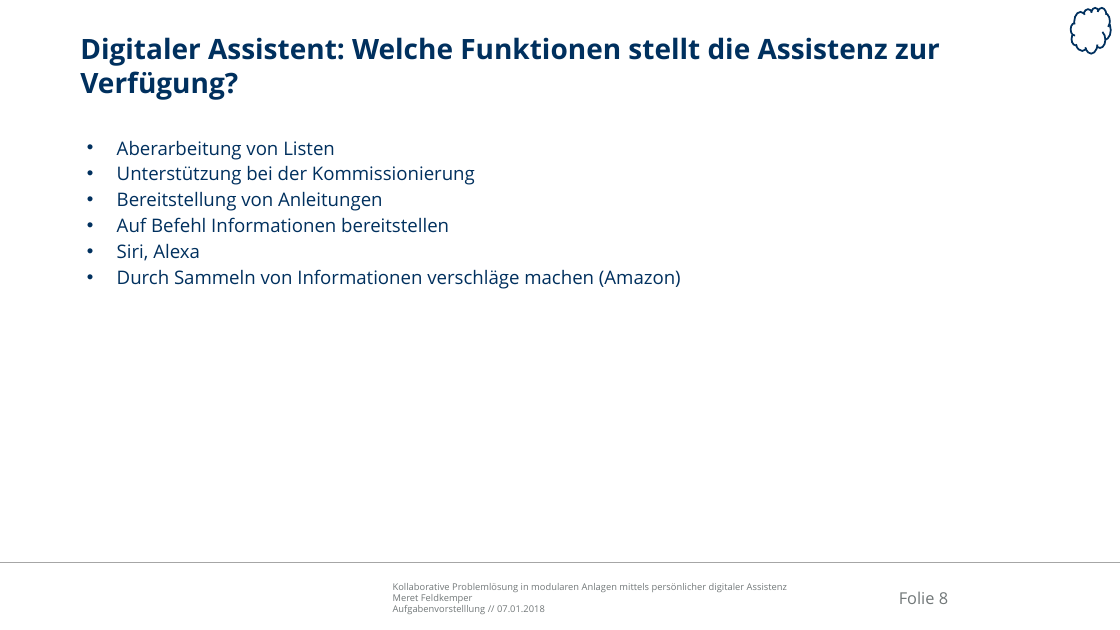
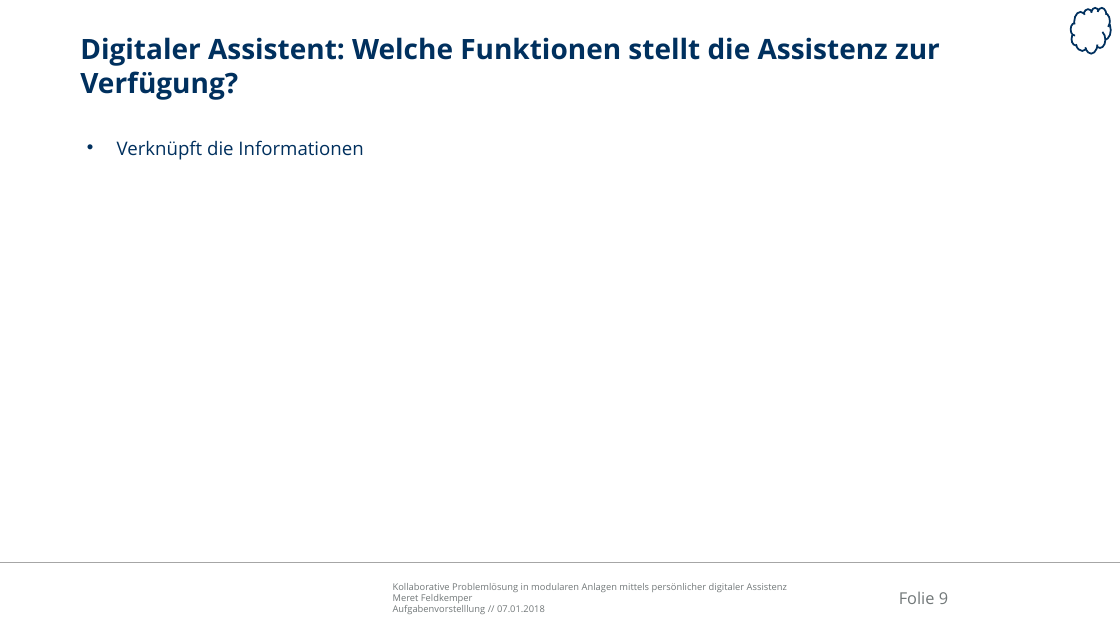
Before and after one commit to Ral3007/Diplomarbeit, a slide deck: slide 9 of Dokumente/Präsentationen/2019-01-07_DA_Feldkemper_Aufgabenvorstellung.pptx (slide 8 before the commit). Drawn at 1120x630 pixels with LibreOffice and Linux fonts; fonts in the diff are those of the drawing; background and template pictures are left out. Boxes give left, top, right and bottom in pixels: in the first picture for what was removed or moved away, otherwise in the second. Text is boxed around its words. In the diff, an @@ line names an element or a change of style, - is before the commit and + after.

```diff
--- a/Dokumente/Präsentationen/2019-01-07_DA_Feldkemper_Aufgabenvorstellung.pptx
+++ b/Dokumente/Präsentationen/2019-01-07_DA_Feldkemper_Aufgabenvorstellung.pptx
@@ text at <box>117,140,363,160</box>: text changed @@
-  • Aberarbeitung von Listen
-  • Unterstützung bei der Kommissionierung
-  • Bereitstellung von Anleitungen
-  • Auf Befehl Informationen bereitstellen
-  • Siri, Alexa
-  • Durch Sammeln von Informationen verschläge machen (Amazon)
+  • Verknüpft die Informationen
@@ page number at <box>899,591,948,604</box>: text changed @@
-Folie 8
+Folie 9
```
Also in this commit, not shown: 1 slide added, 1 slide removed, 16 other files.
